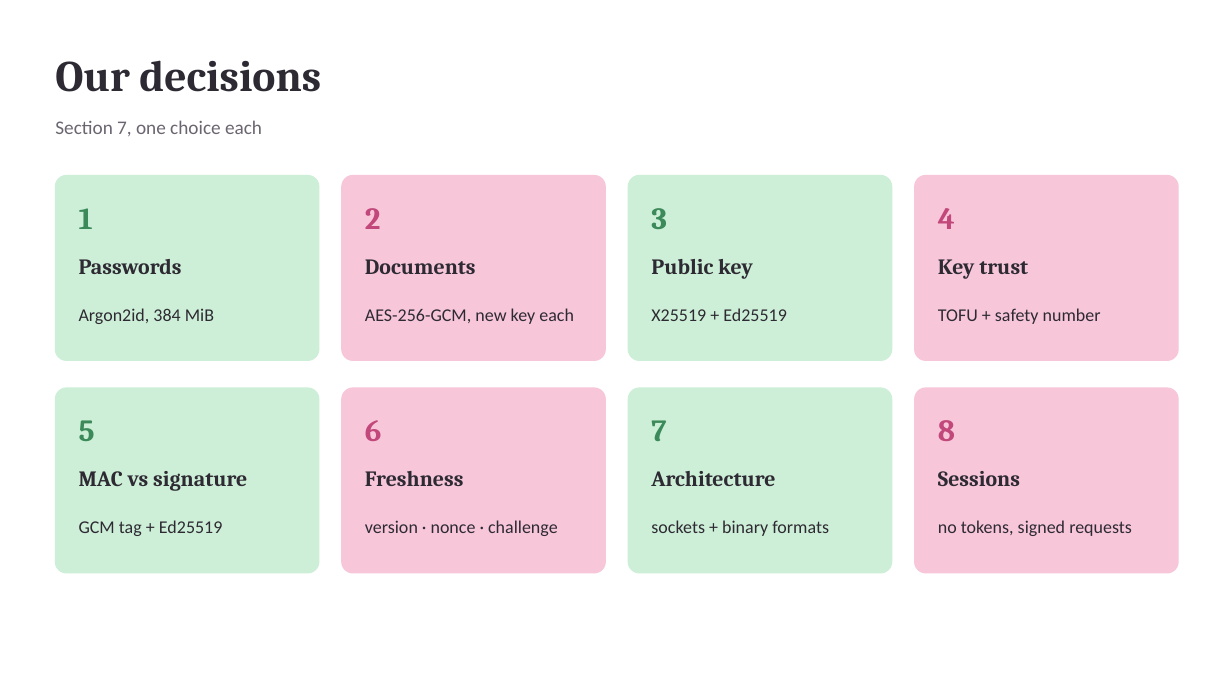
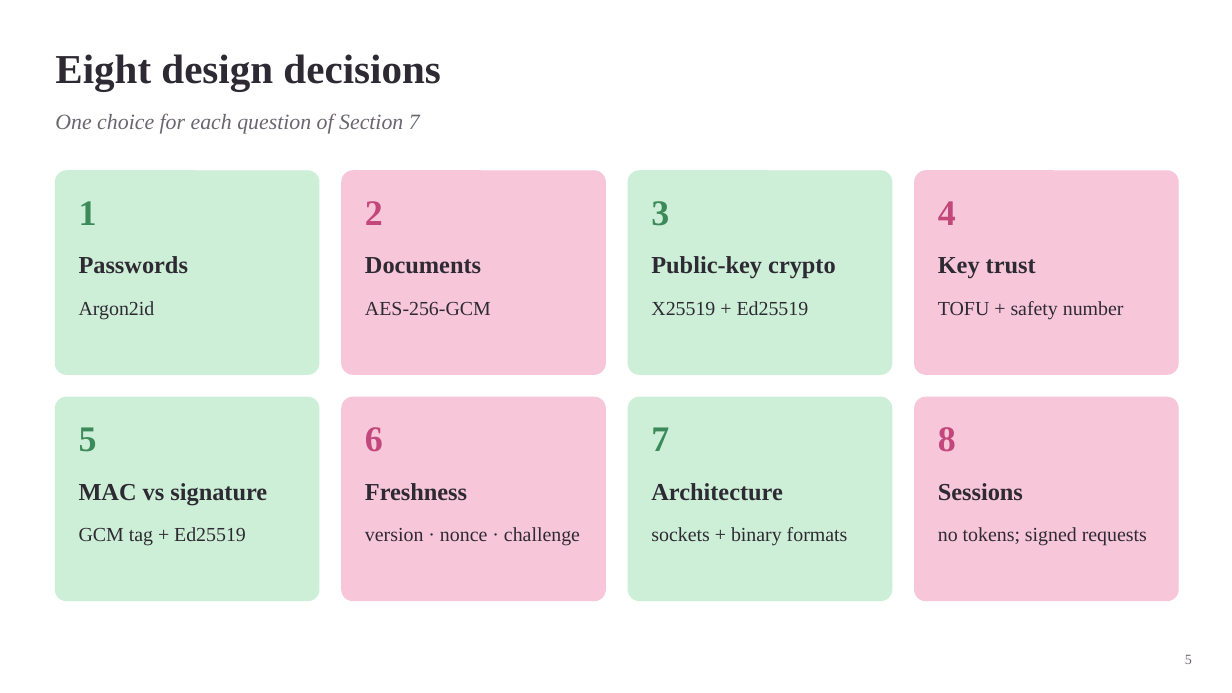
Before and after one commit to Holmes-99/SecureVault, a slide deck: slide 5 of slides/SecureVault.pptx (slide 4 before the commit). Drawn at 1232x693 pixels with LibreOffice and Linux fonts; fonts in the diff are those of the drawing. Boxes give left, top, right and bottom in pixels: in the first picture for what was removed or moved away, otherwise in the second. Text is boxed around its words. In the diff, an @@ line names an element or a change of style, - is before the commit and + after.

```diff
--- a/slides/SecureVault.pptx
+++ b/slides/SecureVault.pptx
@@ text at box(55, 54, 440, 91): text changed; size 34 to 32 pt; font Cambria to Times New Roman @@
-Our decisions
+Eight design decisions
@@ text at box(55, 113, 420, 134): text changed; size 15 to 17 pt; font Calibri to Times New Roman; italic on @@
-Section 7, one choice each
+One choice for each question of Section 7
@@ rounded rectangle: place and size @@
-rounded rectangle at box(55, 176, 319, 360)
+rounded rectangle at box(55, 171, 319, 374)
@@ rounded rectangle: place and size @@
-rounded rectangle at box(342, 176, 605, 360)
+rounded rectangle at box(342, 171, 605, 374)
@@ rounded rectangle: place and size @@
-rounded rectangle at box(628, 176, 892, 360)
+rounded rectangle at box(628, 171, 892, 374)
@@ rounded rectangle: place and size @@
-rounded rectangle at box(915, 176, 1178, 360)
+rounded rectangle at box(915, 171, 1178, 374)
@@ text at box(651, 256, 836, 279): text changed; size 17 to 19 pt; font Cambria to Times New Roman @@
-Public key
+Public-key crypto
@@ vertical alignment middle to top in 4 elements at box(938, 527, 1147, 546), box(651, 256, 836, 279), box(365, 302, 491, 315), box(79, 301, 155, 320) @@
@@ text "X25519 + Ed25519": place and size @@
-text "X25519 + Ed25519" at box(651, 308, 787, 321)
+text "X25519 + Ed25519" at box(651, 301, 809, 315)
@@ text "TOFU + safety number": place and size @@
-text "TOFU + safety number" at box(938, 308, 1101, 324)
+text "TOFU + safety number" at box(938, 301, 1124, 320)
@@ text at box(79, 301, 155, 320): text changed; size 14 to 15.5 pt; font Calibri to Times New Roman @@
-Argon2id, 384 MiB
+Argon2id
@@ text at box(365, 302, 491, 315): text changed; size 14 to 15.5 pt; font Calibri to Times New Roman @@
-AES-256-GCM, new key each
+AES-256-GCM
@@ rounded rectangle: place and size @@
-rounded rectangle at box(55, 388, 319, 573)
+rounded rectangle at box(55, 397, 319, 601)
@@ text "5": place and size @@
-text "5" at box(79, 420, 95, 441)
+text "5" at box(79, 427, 97, 452)
@@ rounded rectangle: place and size @@
-rounded rectangle at box(342, 388, 605, 573)
+rounded rectangle at box(342, 397, 605, 601)
@@ text "6": place and size @@
-text "6" at box(365, 420, 382, 441)
+text "6" at box(365, 427, 383, 452)
@@ rounded rectangle: place and size @@
-rounded rectangle at box(628, 388, 892, 573)
+rounded rectangle at box(628, 397, 892, 601)
@@ size 24 to 28 pt, font Cambria to Times New Roman; vertical alignment middle to top in 8 elements at box(79, 201, 97, 225), box(938, 201, 956, 225), box(365, 201, 383, 225), box(651, 201, 669, 226), box(79, 427, 97, 452), box(938, 427, 956, 452), box(365, 427, 383, 452), box(651, 427, 669, 451) @@
@@ text "7": place and size @@
-text "7" at box(651, 420, 666, 441)
+text "7" at box(651, 427, 669, 451)
@@ proportions changed in 8 elements at box(55, 171, 319, 374), box(342, 171, 605, 374), box(628, 171, 892, 374), box(915, 171, 1178, 374), box(55, 397, 319, 601), box(342, 397, 605, 601), box(628, 397, 892, 601), box(915, 397, 1178, 601) @@
@@ rounded rectangle: place and size @@
-rounded rectangle at box(915, 388, 1178, 573)
+rounded rectangle at box(915, 397, 1178, 601)
@@ text "8": place and size @@
-text "8" at box(938, 420, 955, 441)
+text "8" at box(938, 427, 956, 452)
@@ size 17 to 19 pt, font Cambria to Times New Roman; vertical alignment middle to top in 7 elements at box(79, 256, 188, 274), box(365, 257, 481, 274), box(938, 257, 1036, 279), box(79, 483, 267, 506), box(651, 483, 782, 501), box(365, 483, 467, 501), box(938, 483, 1023, 501) @@
@@ 4 texts: place and size @@
-4 texts at box(79, 471, 1020, 491)
+4 texts at box(79, 483, 1023, 506)
@@ text "GCM tag + Ed25519": place and size @@
-text "GCM tag + Ed25519" at box(79, 520, 223, 536)
+text "GCM tag + Ed25519" at box(79, 527, 246, 546)
@@ text "version · nonce · challenge": place and size @@
-text "version · nonce · challenge" at box(365, 520, 558, 536)
+text "version · nonce · challenge" at box(365, 527, 580, 546)
@@ size 14 to 15.5 pt, font Calibri to Times New Roman; vertical alignment middle to top in 5 elements at box(651, 301, 809, 315), box(938, 301, 1124, 320), box(79, 527, 246, 546), box(365, 527, 580, 546), box(651, 527, 848, 546) @@
@@ text "sockets + binary formats": place and size @@
-text "sockets + binary formats" at box(651, 520, 829, 536)
+text "sockets + binary formats" at box(651, 527, 848, 546)
@@ text at box(938, 527, 1147, 546): text changed; size 14 to 15.5 pt; font Calibri to Times New Roman @@
-no tokens, signed requests
+no tokens; signed requests
@@ text added at box(1185, 655, 1192, 664), 11 pt, text #6B6570 @@
+5
```
Also in this commit, not shown: 3 other slides changed, 25 slides added, 13 slides removed.
